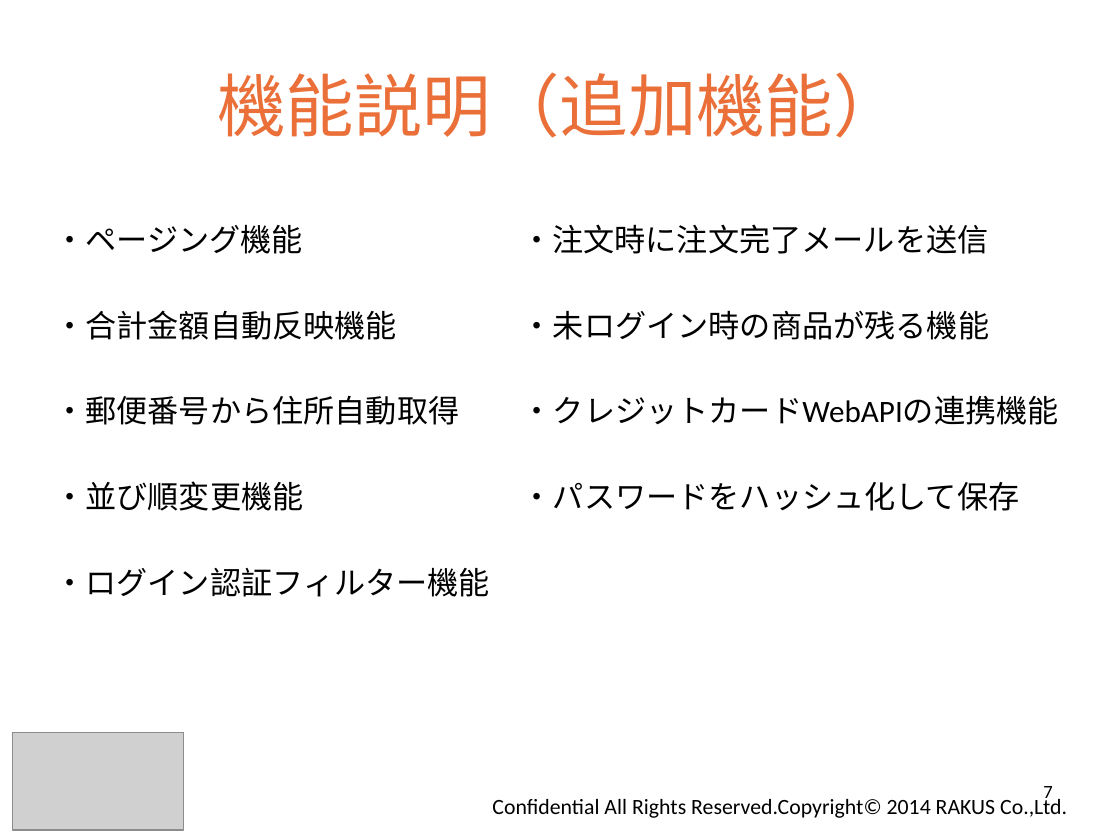
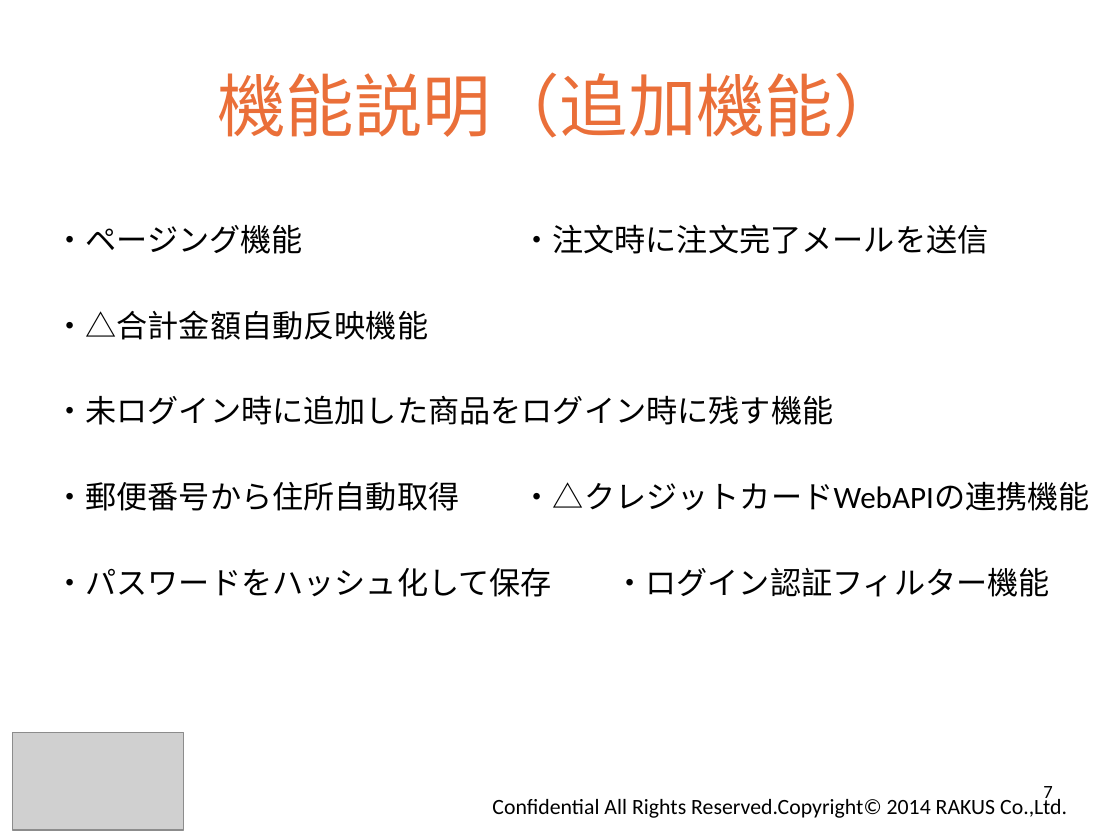
Before and after one commit to ecsite-project/ec-202404b-back, a slide deck: slide 7 of document/楽楽ペット チームB成果発表.pptx. Drawn at 1120x840 pixels with LibreOffice and Linux fonts; fonts in the diff are those of the drawing; grey boxes stand for pictures; background and template pictures are left out. Boxes give left, top, right and bottom in pixels: in the first picture for what was removed or moved away, otherwise in the second. Text is boxed around its words. In the diff, an @@ line names an element or a change of style, - is before the commit and + after.

```diff
--- a/document/楽楽ペット チームB成果発表.pptx
+++ b/document/楽楽ペット チームB成果発表.pptx
@@ text at (54,310,1090,597): text changed @@
-・合計金額自動反映機能 ・未ログイン時の商品が残る機能
-・郵便番号から住所自動取得 ・クレジットカードWebAPIの連携機能
-・並び順変更機能 ・パスワードをハッシュ化して保存
-・ログイン認証フィルター機能
+・△合計金額自動反映機能
+・未ログイン時に追加した商品をログイン時に残す機能
+・郵便番号から住所自動取得 ・△クレジットカードWebAPIの連携機能
+・パスワードをハッシュ化して保存 ・ログイン認証フィルター機能
```
Also in this commit, not shown: 11 other slides changed, 1 slide removed.
